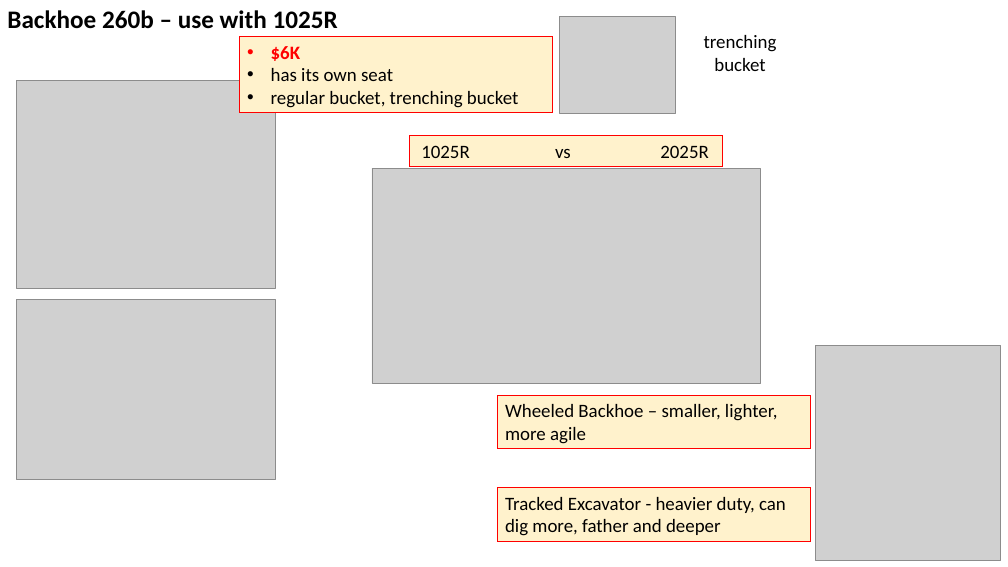
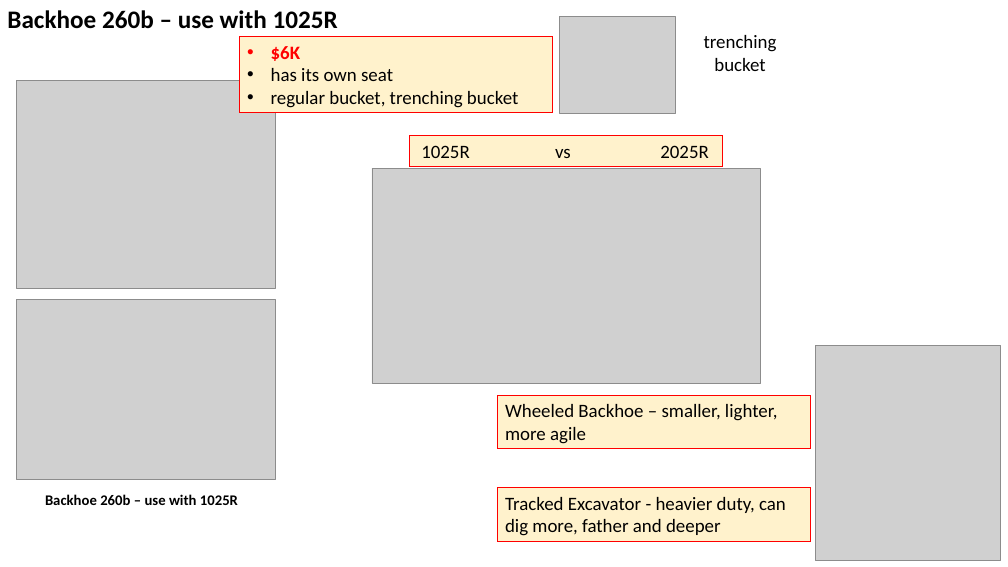
Before and after one commit to lselector/misc_farm, a slide deck: slide 2 of tractor_jd_1025r_X738.pptx. Drawn at 1008x567 pixels with LibreOffice and Linux fonts; fonts in the diff are those of the drawing; grey boxes stand for pictures. Boxes give left, top, right and bottom in pixels: in the first picture for what was removed or moved away, otherwise in the second. Text is boxed around its words. In the diff, an @@ line names an element or a change of style, - is before the commit and + after.

```diff
--- a/tractor_jd_1025r_X738.pptx
+++ b/tractor_jd_1025r_X738.pptx
@@ text added at (x1=45, y1=494, x2=238, y2=505), 14 pt, text #000000, bold @@
+Backhoe 260b – use with 1025R
```
Also in this commit, not shown: 1 other slide changed, 1 slide removed, 1 other file.
